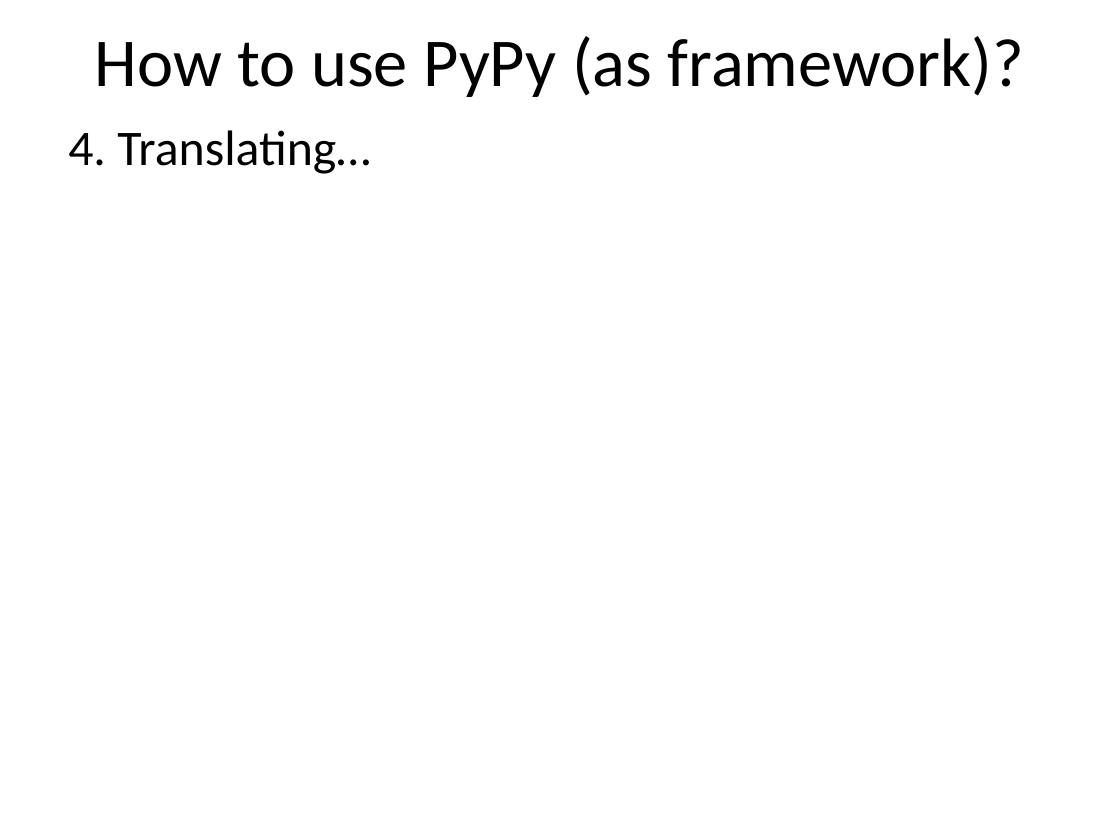
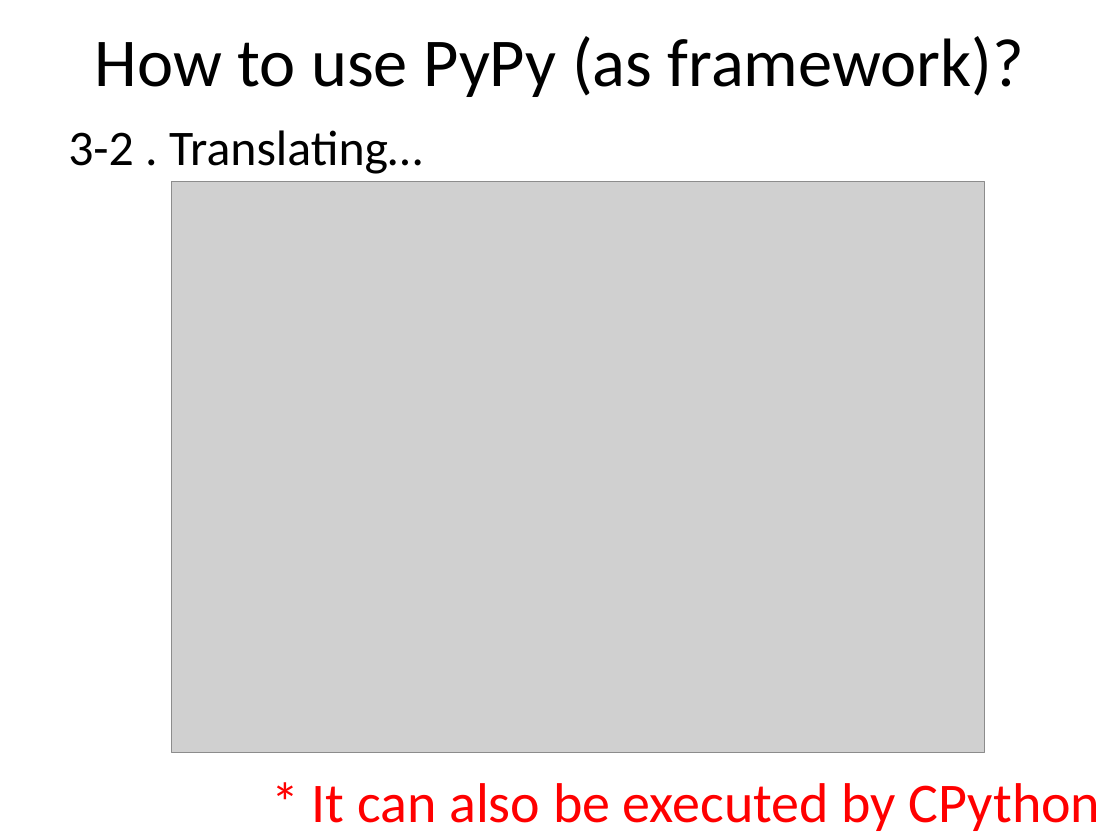
Before and after one commit to ryotaro/pyconjp2012slide, a slide deck: slide 15 of master/Fundamental Technologies Used in PyPy JIT Compiler.pptx. Drawn at 1120x840 pixels with LibreOffice and Linux fonts; fonts in the diff are those of the drawing; grey boxes stand for pictures. Boxes give left, top, right and bottom in pixels: in the first picture for what was removed or moved away, otherwise in the second. Text is boxed around its words. In the diff, an @@ line names an element or a change of style, - is before the commit and + after.

```diff
--- a/master/Fundamental Technologies Used in PyPy JIT Compiler.pptx
+++ b/master/Fundamental Technologies Used in PyPy JIT Compiler.pptx
@@ text at [68,130,422,174]: text changed @@
-4. Translating…
+3-2 . Translating…
@@ picture added at [172,181,986,752] @@
@@ text added at [312,783,1101,831], 36 pt, text #FF0000 @@
+* It can also be executed by CPython
```
Also in this commit, not shown: 4 other slides changed, 14 slides added, 2 slides removed.
